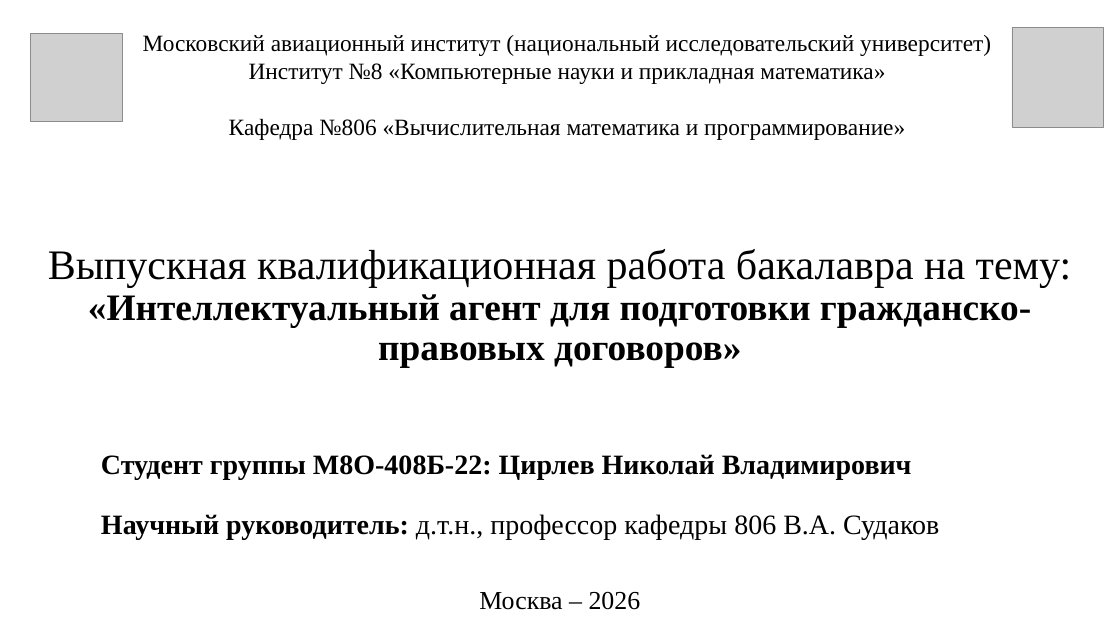
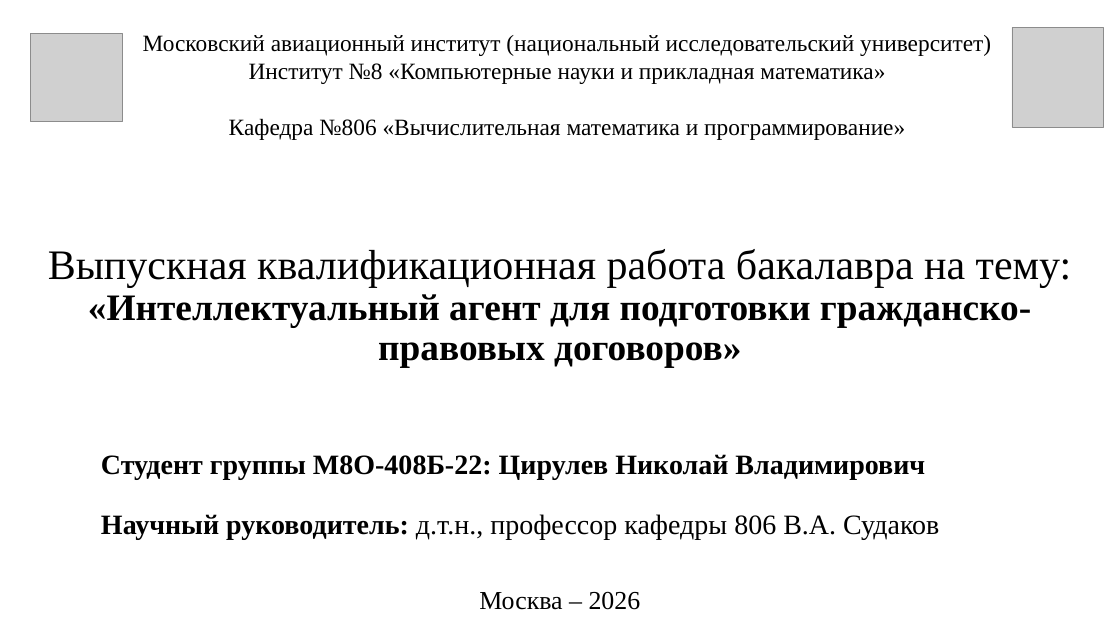
Before and after one commit to mrcirniko/vkr-tsirulev-nv, a slide deck: slide 1 of Презентация_к_ВКР_ЦирулевНВ_М8О-408Б-22.pptx. Drawn at 1120x630 pixels with LibreOffice and Linux fonts; fonts in the diff are those of the drawing; grey boxes stand for pictures. Boxes give left, top, right and bottom in pixels: in the first picture for what was removed or moved away, otherwise in the second. Text is boxed around its words. In the diff, an @@ line names an element or a change of style, - is before the commit and + after.

Commit message:
fixed appndix in text and changed presentation

```diff
--- a/Презентация_к_ВКР_ЦирулевНВ_М8О-408Б-22.pptx
+++ b/Презентация_к_ВКР_ЦирулевНВ_М8О-408Б-22.pptx
@@ subtitle at [101, 454, 925, 479]: text changed @@
-Студент группы М8О-408Б-22: Цирлев Николай Владимирович
+Студент группы М8О-408Б-22: Цирулев Николай Владимирович
```
Also in this commit, not shown: 15 other slides changed, 3 slides added, 2 slides removed, 4 other files.
